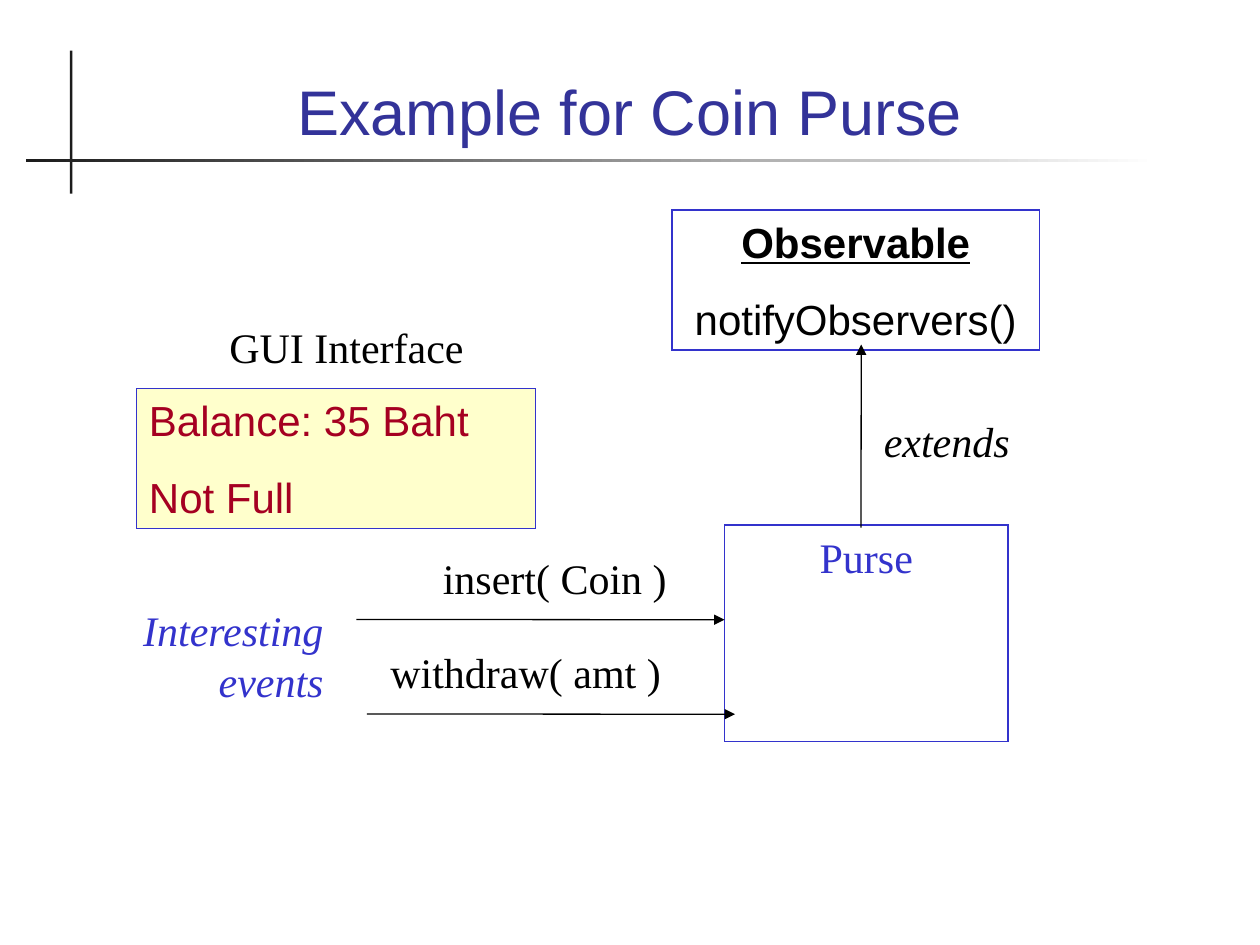
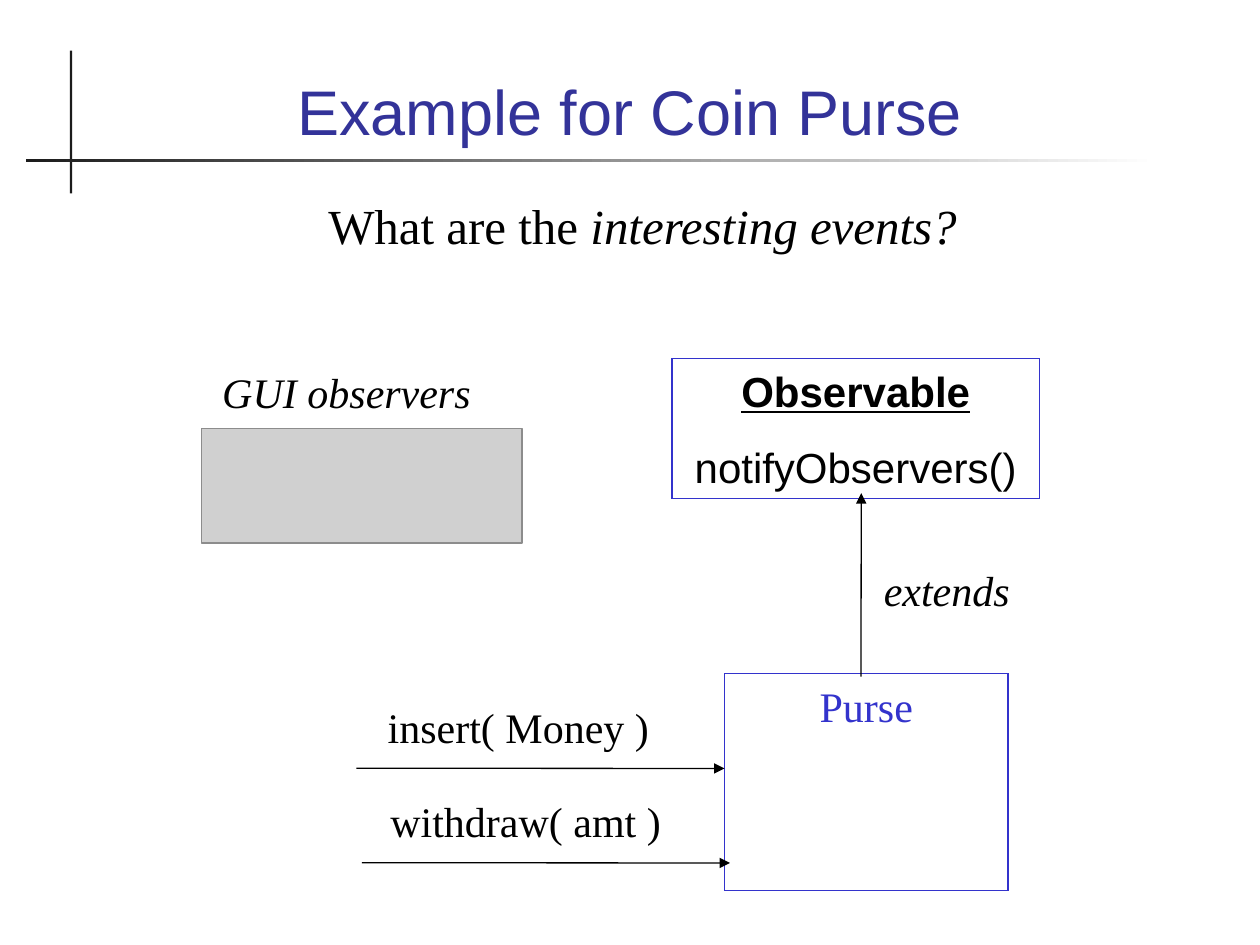
Before and after one commit to skeoop/skeoop.github.io, a slide deck: slide 14 of patterns/Observer Pattern.ppt (slide 9 before the commit). Drawn at 1260x945 pixels with LibreOffice and Linux fonts; fonts in the diff are those of the drawing; grey boxes stand for pictures. Boxes give left, top, right and bottom in pixels: in the first picture for what was removed or moved away, otherwise in the second. Text is boxed around its words. In the diff, an @@ line names an element or a change of style, - is before the commit and + after.

```diff
--- a/patterns/Observer Pattern.ppt
+++ b/patterns/Observer Pattern.ppt
@@ text added at (328,210,957,253), 28 pt, text #000000, italic @@
+What are the interesting events?
@@ rectangle removed at (136,388,536,528) @@
-Balance: 35 Baht
-Not Full
@@ text at (222,379,470,409): text changed; italic on @@
-GUI Interface
+GUI observers
@@ picture added at (202,428,522,543) @@
@@ 2 rectangles, 2 texts, 1 arrow: place and size @@
-2 rectangles, 2 texts, 1 arrow at (390,210,1040,742)
+2 rectangles, 2 texts, 1 arrow at (390,359,1040,891)
@@ text removed at (143,618,324,698) @@
-Interesting events
@@ text at (388,714,624,752): text changed @@
-insert( Coin )
+insert( Money )
@@ arrow moved from (368, 714) - (735, 714) to (357, 769) - (724, 769) @@
@@ arrow moved from (357, 620) - (724, 620) to (363, 863) - (730, 863) @@
```
Also in this commit, not shown: 6 other slides changed, 6 slides added, 6 other files.
